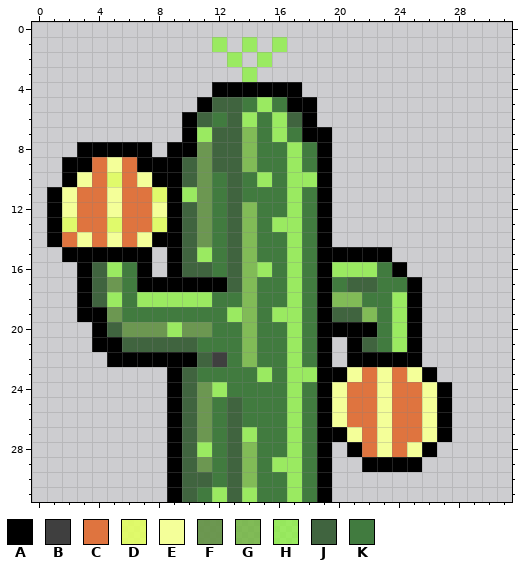
A pixel-art sprite gets an edit: Assets/Sprites/CactusPlant/CactusRight1.png. The first picture shows the starting point.
The file is 32x32 pixels.
Palette (. is transparent): A #000000  B #3f3f3f  C #df743f  D #e2ff5fe5  E #f4ff99  F #5f903fe0  G #71b73fd4  H #8af33fc4  J #40643f  K #417b3f
Pixels before, first column x 1:
 1 ...........H.H.H...........
 2 ............H.H............
 3 .............H.............
 4 ...........AAAAAA..........
 5 ..........AJJKHKAA.........
 6 .........AJKJHKHJA.........
 7 .........AHJJGKHKAA........
 8 ..AAAAA.AAFJJGKKHKA........
 9 .AACECAAAJFJJGKKHKA........
10 .AECDCEAAJFKJKHKHHA........
11 AECCECCDAHFKJKKKHKA........
12 AECCECCEAJFKJGKKHKA........
13 ADCCDCCDAJFKJGKHHKA........
14 ACECECEAAJFKJGKKHKA........
15 .AAAAAA.AJHKJGKKHKAAAAA....
16 ..AJHKA.AJJKJGHKHKAHHHKA...
17 ..AJFKAAAAAAJGKKHKAKJJKKA..
18 ..AJHKHHHHHKKGKKHKAGGKKHA..
19 ..AAFKKKKKKKHGKHHKAJJGKHA..
20 ...AJFFFHFFKKGKKHKAAAAKHA..
21 ...AAJJJJJKKKGKKHKA.AJKHA..
22 ....AAAAAAJBKGKKHKA.AAAAA..
23 ........AJKKKKHKHHAAECECEA.
24 ........AJFHKKKKHKAECCECCEA
25 ........AJFKJKKKHKAECCECCEA
26 ........AJFKJKKKHKAECCECCEA
27 ........AJFKJHKKHKAAECECCEA
28 ........AJHKJGKKHKA.ACECEA.
29 ........AJFKJGKHHKA..AAAA..
30 ........AJJKJGKKHKA........
31 ........AJKHJHKKHKA........
Once edited:
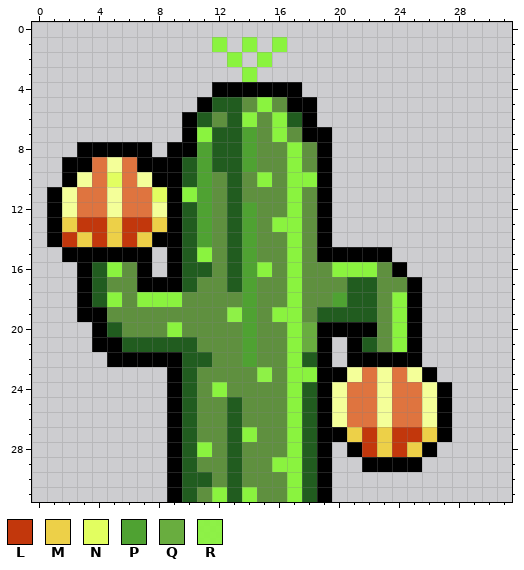
Colours new in this view: L #c2370c  M #edd048  N #e2ff5ffc  P #4fa232  Q #69ad3f  R #8af33ff1
The edit:
colour H: #8af33fc4 -> #8af33f
colour J: #40643f -> #215c1f
colour K: #417b3f -> #5f903f
Changed rows in their new state; - is a pixel that keeps its letter.
first column x 2:
 7 ------------P------------
 8 ---------P--P------------
 9 ---------P--P------------
10 ---N-----P---------------
11 ------N--P---------------
12 ---------P--P------------
13 MLLMLLM--P--P------------
14 LMLMLM---P--P------------
15 ------------P------------
16 ------------P----K-------
17 ---K----JKK-P----K-------
18 --------KK--P----KPJJ----
19 ---K-------RP----J--J----
20 ----KKK-KK--P---Q--------
21 ------------P---Q--------
22 --------J-K-P---J--------
23 -------------R-----------
24 ---------K------J--------
25 ---------K------J--------
26 ---------K------J--------
27 ---------K------J--MLMLLM
28 ------------K---J---LMLM-
29 ---------K--K---J--------
30 ------------K---J--------
31 ----------------J--------
Changed places in both pictures, as pixel boxes (x1, y1, x2, y2):
changed: (62, 37, 437, 502)
